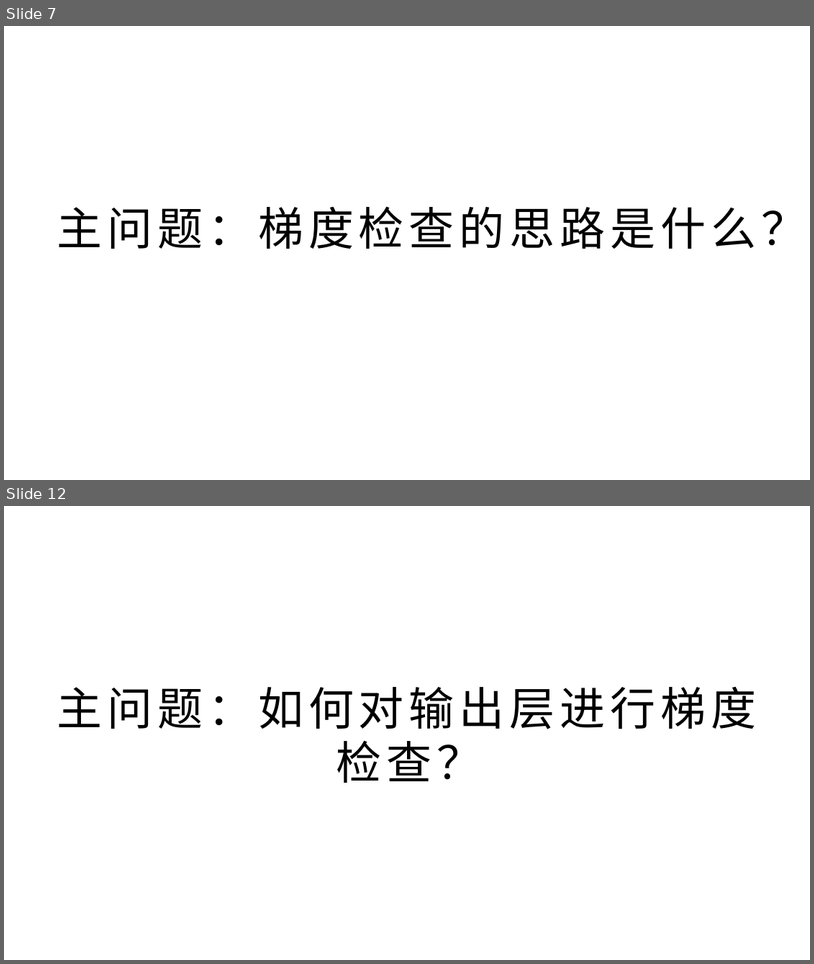
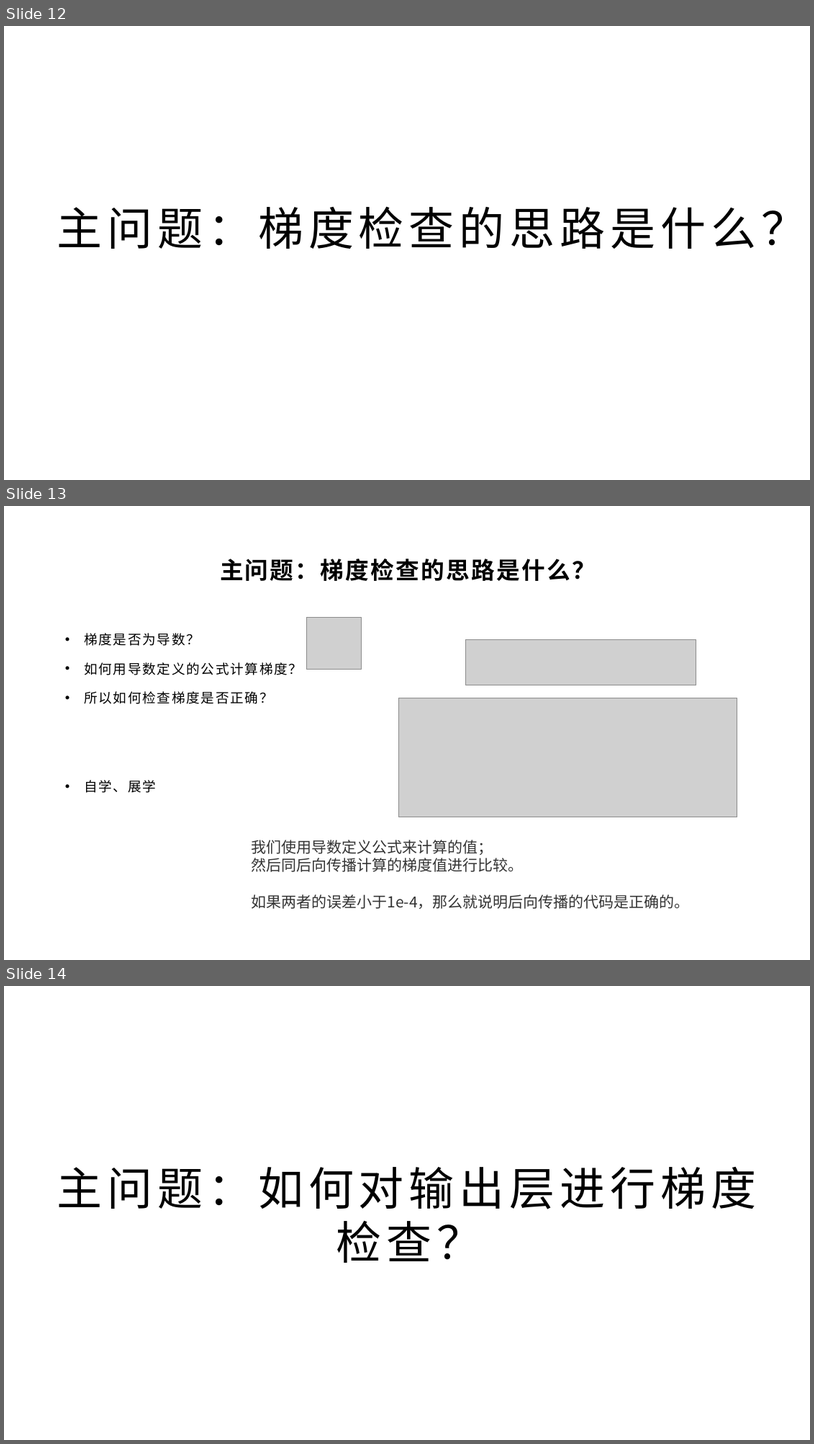
Before and after one commit to yyc-git/DeepLearningEdu, a slide deck: lessons/4_gradient_check/ppt/全连接层的梯度检查.pptx. Shown one above the other, each under a label of ours: slides 7 and 12 before the commit, slides 12, 13 and 14 after it; the slides between them are not shown. The pictures are 814x964 and 814x1444 pixels, drawn with LibreOffice and Linux fonts; fonts in the diff are those of the drawing; grey boxes stand for pictures; background and template pictures are left out. Boxes give left, top, right and bottom in pixels: in the first picture for what was removed or moved away, otherwise in the second. Text is boxed around its words. In the diff, an @@ line names an element or a change of style, - is before the commit and + after.

```diff
--- a/lessons/4_gradient_check/ppt/全连接层的梯度检查.pptx
+++ b/lessons/4_gradient_check/ppt/全连接层的梯度检查.pptx
@@ slide 13 added at bbox=[4, 506, 810, 960], background picture (left out) @@
@@ title added at bbox=[220, 559, 596, 581], 28 pt, text #000000, bold @@
+主问题：梯度检查的思路是什么？
@@ text added at bbox=[84, 633, 302, 793], 16 pt, text #000000 @@
+• 梯度是否为导数？
+• 如何用导数定义的公式计算梯度？
+• 所以如何检查梯度是否正确？
+• 自学、展学
@@ picture added at bbox=[307, 618, 362, 669] @@
@@ picture added at bbox=[466, 640, 697, 685] @@
@@ picture added at bbox=[399, 698, 738, 817] @@
@@ text added at bbox=[251, 839, 689, 908], 18 pt, text #333333 @@
+我们使用导数定义公式来计算的值；
+然后同后向传播计算的梯度值进行比较。
+如果两者的误差小于1e-4，那么就说明后向传播的代码是正确的。
@@ what was slide 7 is now slide 12 @@
@@ what was slide 12 is now slide 14 @@
```
Also in this commit, not shown: 6 slides changed, 3 other slides added, 1 slide removed, 1 other file.
